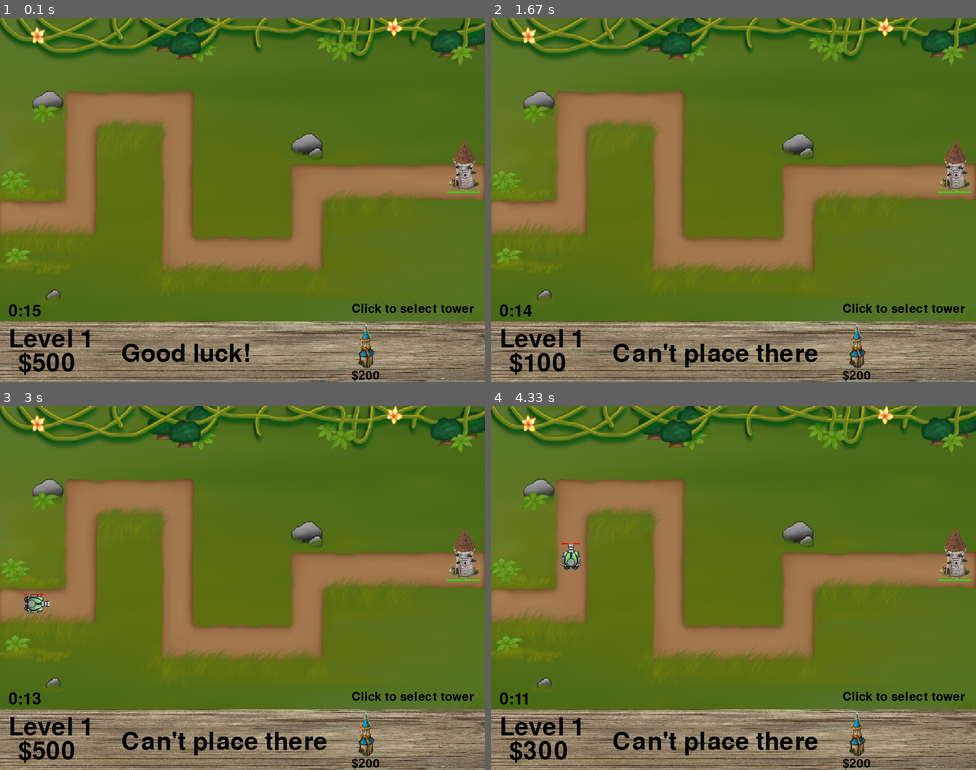
Above: before the commit, frames 1-4 (two rows, left to right).
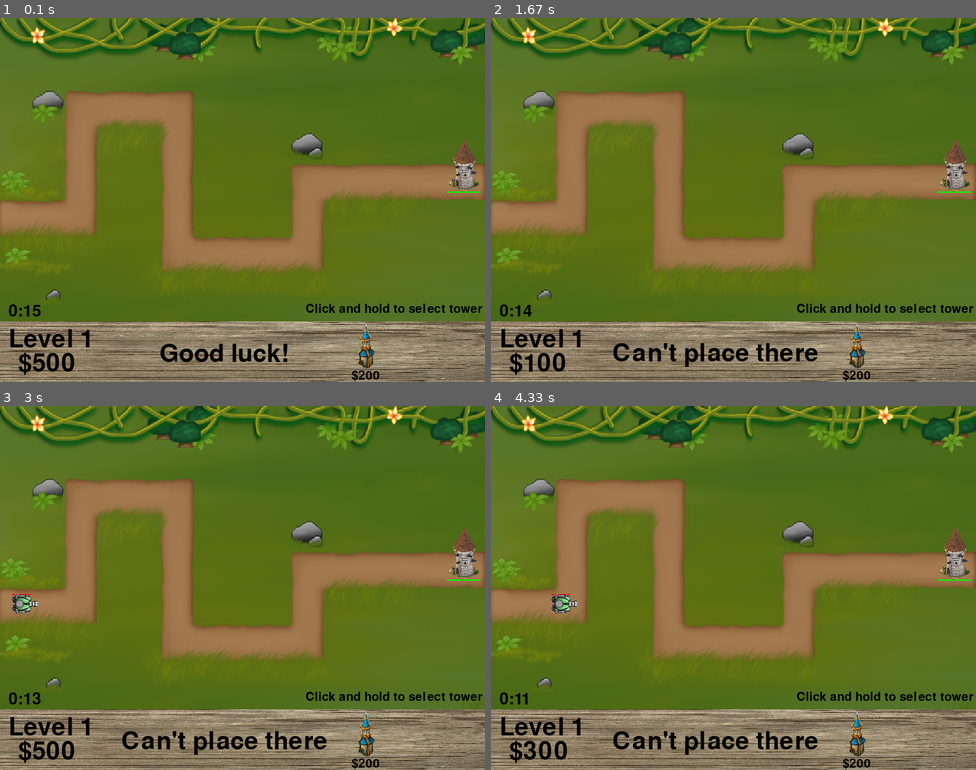
Above: after the commit, the same moments.

Repository: cgreen14/CSE20312-FinalProject
Game: pygame game, started from burnsBabyBurn.py
Same seed, same stepped clock (60 frames per second), same inputs: the game is played once before the commit and once after it. The source is Python 2; it was converted automatically to run under Python 3.
Inputs (mouse positions are in pixels of both pictures, inside the frame that each line leads up to):
- Up to frame 1 (0.1 s): no input
- Up to frame 2 (1.67 s): click (859, 345) at 0.38 s; hold D 0.67-1.13 s; hold D 1.17-1.63 s
- Up to frame 3 (3 s): hold A 1.67-2.2 s; hold A 2.23-2.63 s; tap N at 2.67 s
- Up to frame 4 (4.33 s): hold D 3-3.63 s; hold A 3.67-4.13 s; hold D from 4.17 s (still down)

The runs differ from the first frame. In frame 1, 1.3% of the frame differs, in the area x 25-100%, y 78-95%; in frame 2, 0.7%; in frame 3, 1.0%; in frame 4, 1.1%.

Commit message:
Goodness gracious this is dope

Diff:
--- a/burnsBabyBurn.py
+++ b/burnsBabyBurn.py
@@ -14,6 +14,7 @@
 ########################
 # Initialize Variables #
 ########################
+# Variables
 scrWidth = 800
 scrHeight = 600
 FPS = 30
@@ -31,7 +32,6 @@
 clock = pygame.time.Clock()
 gameDisplay = pygame.display.set_mode((scrWidth, scrHeight))
 
-
 #################
 # Images/Labels #
 #################
@@ -48,8 +48,7 @@
 # Transformation
 backgroundImg = pygame.transform.scale(backgroundImg, (scrWidth, scrHeight))
 backgroundImgRect = backgroundImg.get_rect()
-towerBoardInstructions1 = myFont.render("Click to select tower", 1, black)
-towerBoardInstructions2 = myFont.render("Click again to drop", 1, black)
+towerBoardInstructions1 = myFont.render("Click and hold to select tower", 1, black)
 levelDisplay = levelFont.render("Level {}".format(level), 1, black)
 woodenBackImg = pygame.transform.scale(woodenBackImg, (scrWidth, scrHeight / 6))
 woodenBackImgRect = woodenBackImg.get_rect()
@@ -98,8 +97,7 @@
 		self.myfont = pygame.font.SysFont("Britannic Bold", 60)
 		self.image = self.myfont.render("Good luck!", 1, black)
 		self.rect = self.image.get_rect()
-		self.rect.x = 200
-		self.rect.y = 534
+		self.rect.center = (370, 554)
 	def dropInstructions(self, instructionsToPrint):
 		instructions.clear(gameDisplay, backgroundImg)
 		money.clear(gameDisplay, backgroundImg)
@@ -108,6 +106,8 @@
 		gameDisplay.blit(tower1Cost, (580, 580))
 		gameDisplay.blit(levelDisplay, (14, 510))
 		self.image = self.myfont.render(instructionsToPrint, 1, black)
+		self.rect = self.image.get_rect()
+		self.rect.center = (370, 554)
 		instructions.draw(gameDisplay)
 		money.draw(gameDisplay)
 
@@ -189,8 +189,8 @@
 			if self.angle is not 0:
 				self.image = pygame.transform.rotate(self.image, -90)
 				self.angle = 0
-		self.rect.x += 2*(self.tankType * self.velX)
-		self.rect.y += 2*(self.tankType * self.velY)
+		self.rect.x += self.tankType * self.velX
+		self.rect.y += self.tankType * self.velY
 		if self.health <= 0:
 			enemies.clear(gameDisplay, backgroundImg)
 			myMoney.incrementCash(25)
@@ -256,6 +256,14 @@
 			self.target.damage(30)
 
 
+######################
+# Initialize Classes #
+######################
+instruction = Instructions()
+levelTime = TimeUntilRoundStarts(15)
+myMoney = Money()
+
+
 ##########
 # Groups #
 ##########
@@ -271,19 +279,17 @@
 # Initiate Game *
 #################
 bases.add(Base())
-myMoney = Money()
+
 money.add(myMoney)
-instruction = Instructions()
 instructions.add(instruction)
 gameDisplay.blit(backgroundImg, backgroundImgRect)
 gameDisplay.blit(woodenBackImg, woodenBackImgRect)
-gameDisplay.blit(towerBoardInstructions1, (580, 470))
+gameDisplay.blit(towerBoardInstructions1, (504, 470))
 gameDisplay.blit(tower1Img, tower1ImgRect)
 gameDisplay.blit(tower1Cost, (580, 580))
 gameDisplay.blit(levelDisplay, (14, 510))
 money.draw(gameDisplay)
 instructions.draw(gameDisplay)
-levelTime = TimeUntilRoundStarts(15)
 roundTimes.add(levelTime)
 
 
@@ -302,28 +308,6 @@
 		or (ypos < 70):
 		return False
 	return True
-
-def placeTower(towerImage, cashRequired):
-	instruction.dropInstructions("Click to place")
-	pygame.display.update()
-	towerPlaced = False
-	while not towerPlaced:
-		event = pygame.event.wait()
-		if event.type == pygame.MOUSEBUTTONDOWN:
-			mousePosition = pygame.mouse.get_pos()
-			if myMoney.cash >= cashRequired and checkBounds(mousePosition[0], mousePosition[1]):
-				towers.add(Tower(towerImage, (mousePosition[0]-12, mousePosition[1]-65)))
-				myMoney.decrementCash(cashRequired)
-				money.update()
-				money.draw(gameDisplay)
-				towerPlaced = True
-				instruction.dropInstructions("")
-			elif not checkBounds(mousePosition[0], mousePosition[1]):
-				towerPlaced = True
-				instruction.dropInstructions("Can't place there")
-			else:
-				towerPlaced = True
-				instruction.dropInstructions("Out of cash")
 
 def spawnEnemy():
 	tankType = randint(1, 3)
@@ -352,6 +336,7 @@
 		if levelTime.isTimeAtZero():
 			levelInProcess = True
 			roundTimes.clear(gameDisplay, backgroundImg)
+			instruction.dropInstructions("Level 1 Started!")
 
 	# spawn enemies based on level
 	if level == 1 and levelInProcess:
@@ -386,9 +371,7 @@
 				mousePosition = pygame.mouse.get_pos()
 				if tower1ImgRect.collidepoint(mousePosition) == True:
 					towerSelected = True
-					instruction.dropInstructions("Click to place")
-					#towerTypeSelcted = 1
-					#placeTower(tower1Img, 200)
+					instruction.dropInstructions("Release to place")
 		# place tower
 		if event.type == pygame.MOUSEBUTTONUP and towerSelected:
 				mousePosition = pygame.mouse.get_pos()
